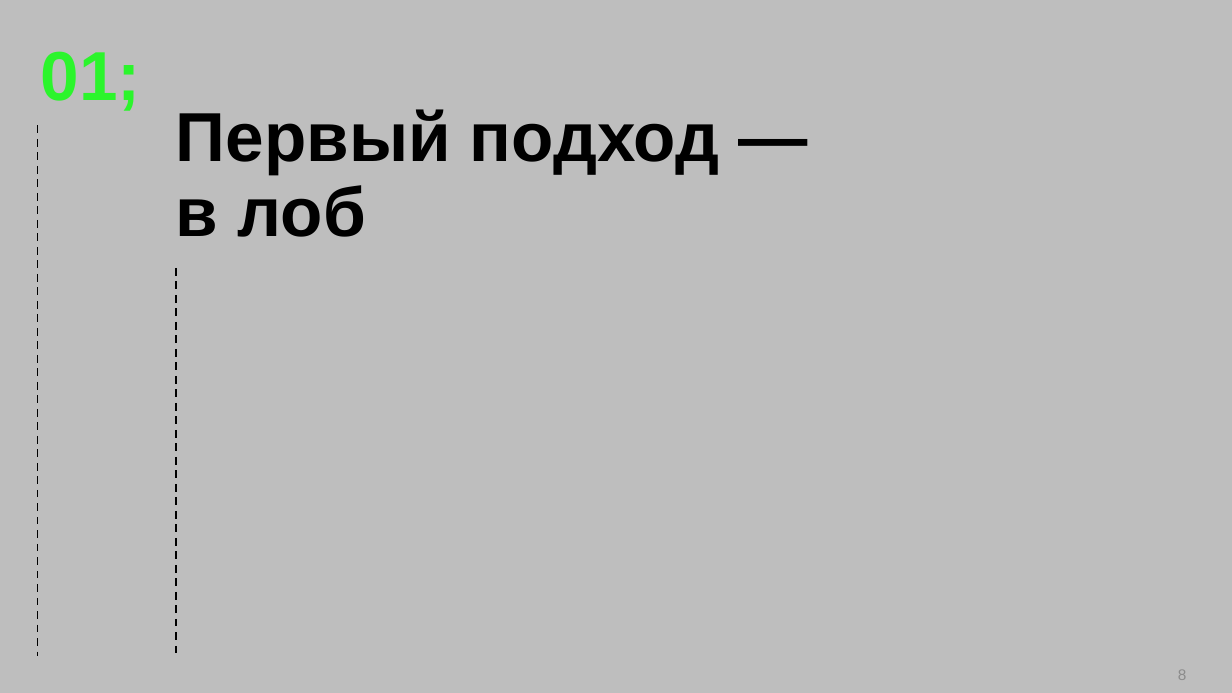
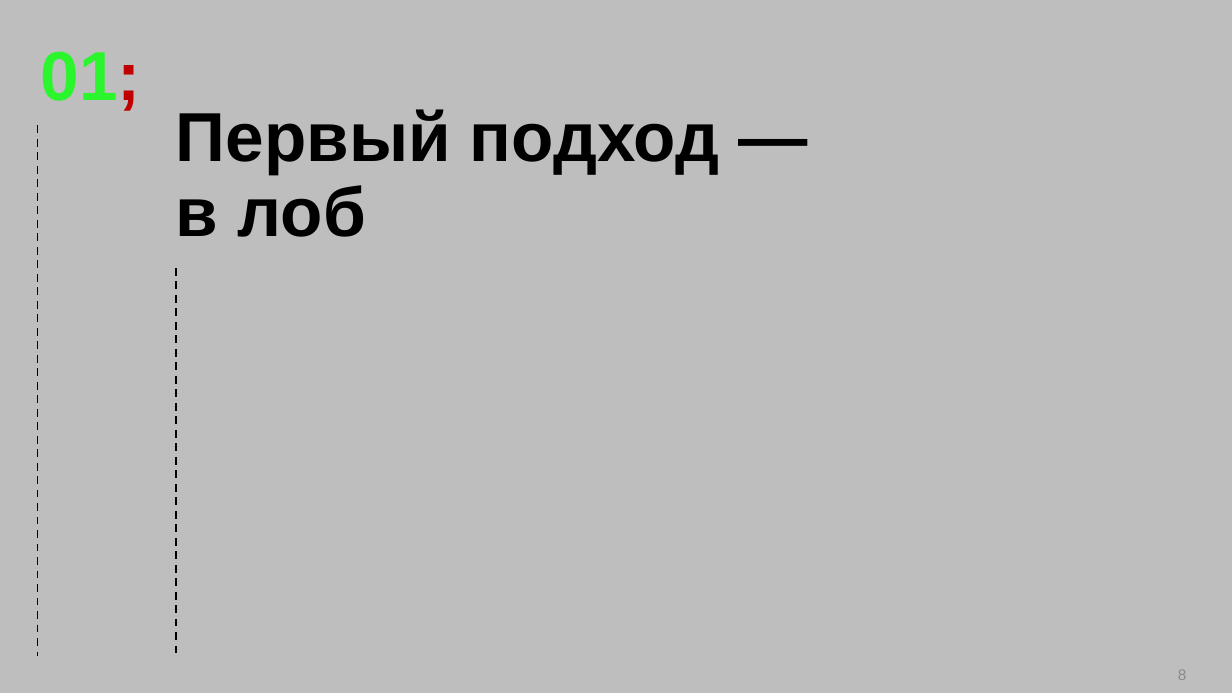
Before and after one commit to ishfb/zcc23, a slide deck: slide 8 of slides_new.pptx. Drawn at 1232x693 pixels with LibreOffice and Linux fonts; fonts in the diff are those of the drawing; background and template pictures are left out. Boxes give left, top, right and bottom in pixels: in the first picture for what was removed or moved away, otherwise in the second. Text is boxed around its words. In the diff, an @@ line names an element or a change of style, - is before the commit and + after.

```diff
--- a/slides_new.pptx
+++ b/slides_new.pptx
@@ text "01;" at (41, 51, 141, 111): text colour #2BF52C to #C00000 in "01;" @@
```
Also in this commit, not shown: 1 other slide changed, 15 slides added.
